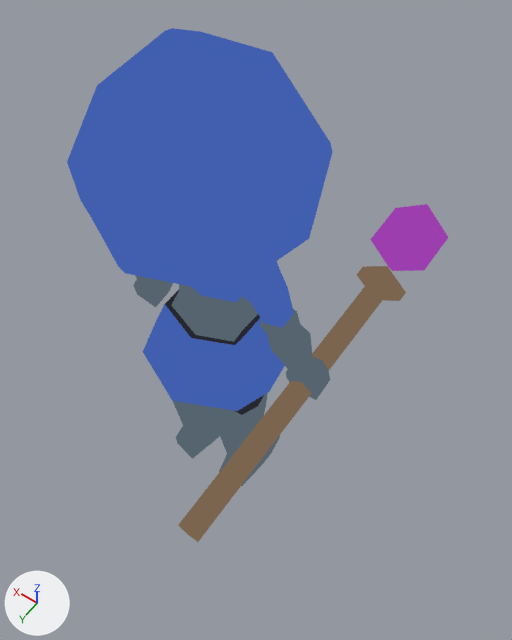
An edit to the Blender file Assets/WIP/Blender/Mage.blend, drawn before and after from the same camera.
One viewpoint serves both versions: a 50 mm lens placed at (-1.11, 1.3, 3.14), pointed at (-0.15, -0.04, 1.03). The axes (+X, +Y, +Z) are drawn at lower left. The lights are the same throughout.

The older version as bpy lines, for what is in view:
```python
me_cube_004 = bpy.data.meshes.new('Cube.004')
me_cube_004.from_pydata(...)  # 164 vertices, 146 faces; spans x -0.03..1.3, y -0.73..1.19, z -5.22..2.19
# faces by material slot: [27, 29, 40, 50]
me_cube_004.materials.append(mat_skin)
me_cube_004.materials.append(mat_armor_001)
me_cube_004.materials.append(mat_armor)
me_cube_004.materials.append(mat_cloth_001)
me_cube_019 = bpy.data.meshes.new('Cube.019')
me_cube_019.from_pydata(...)  # 20 vertices, 18 faces; spans x -1.3..1.9, y -17.4..1.8, z -1.6..1.5
me_cube_019.materials.append(mat_handle)
me_sphere = bpy.data.meshes.new('Sphere')
me_sphere.from_pydata(...)  # 12 vertices, 12 faces; spans x -0.87..0.87, y -0.87..0.87, z -0.84..0.84
me_sphere.materials.append(mat_gem)
ob_knight = bpy.data.objects.new('Knight', me_cube_004)
ob_knight.location = (0.0, 0.0, 1.314)
ob_knight.scale = (0.26, 0.26, 0.26)
_m = ob_knight.modifiers.new('Mirror', 'MIRROR')
_m.use_clip = True
ob_sphere = bpy.data.objects.new('Sphere', me_sphere)
ob_sphere.location = (-0.405, -0.799, 0.983)
ob_sphere.rotation_euler = (1.397, -0.0913, -0.0147)  # degrees (80, -5.2, -0.8)
ob_sphere.scale = (0.151, 0.151, 0.2)
ob_sword = bpy.data.objects.new('Sword', me_cube_019)
ob_sword.location = (-0.376, 0.557, 0.742)
ob_sword.rotation_euler = (-0.173, -0.0894, -0.039)  # degrees (-10, -5.1, -2.2)
ob_sword.scale = (0.0659, 0.0659, 0.0659)
# also in view: 'ArmGuard' at (0.0, -0.02, 0.99); 'Hat' at (-0.01, 0.02, 1.83)
```
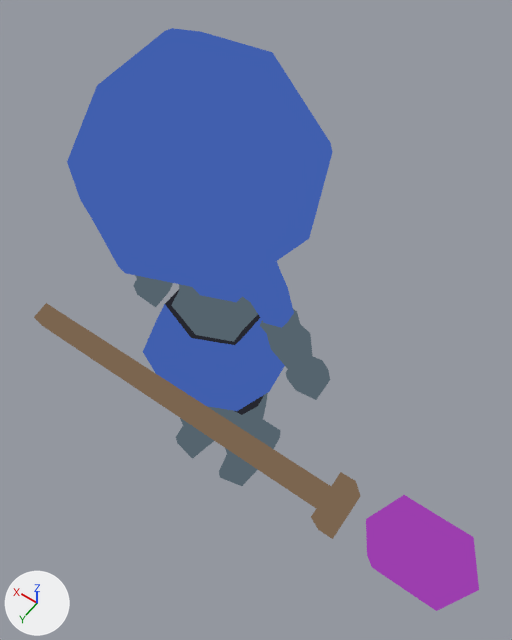
Commit message: Finally fixed the mage.

What differs and where, as boxes [x1, y1, x2, y2] in the pictures (512 x 640 px):
'Sword', moved, turned, rescaled: before [178, 266, 406, 542]; after [34, 303, 361, 539]
'Sphere', moved, turned, rescaled: before [370, 204, 448, 271]; after [366, 495, 479, 611]

The change in detail:
Object 'Sword' (ob_sword) moves from (-0.376, 0.557, 0.742) to (0.573, 0.303, 0.78).
Object 'Sword' (ob_sword) turns from (-10, -5.1, -2.2) to (-6, 31, -96) degrees about x, y and z.
Object 'Sword' (ob_sword) is rescaled from (0.0659, 0.0659, 0.0659) to (0.0787, 0.0787, 0.0787).
Object 'Sphere' (ob_sphere) moves from (-0.405, -0.799, 0.983) to (-1.066, 0.343, 0.901).
Object 'Sphere' (ob_sphere) turns from (80, -5.2, -0.8) to (85, 30, -95) degrees about x, y and z.
Object 'Sphere' (ob_sphere) is rescaled from (0.151, 0.151, 0.2) to (0.18, 0.181, 0.238).
